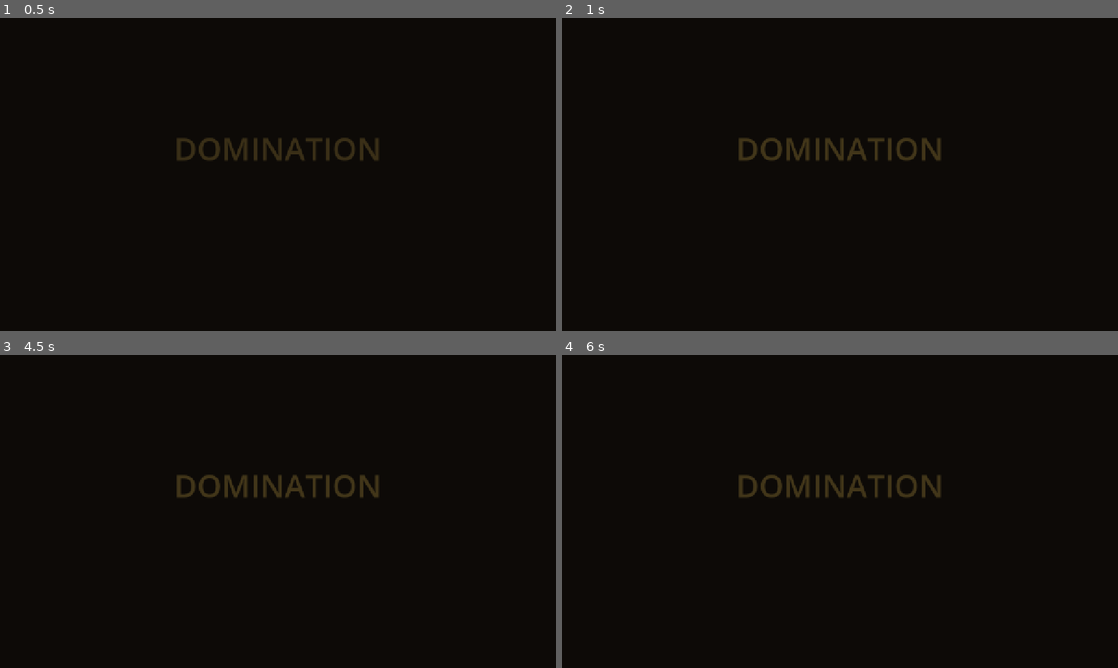
Above: before the commit, frames 1-4 (two rows, left to right).
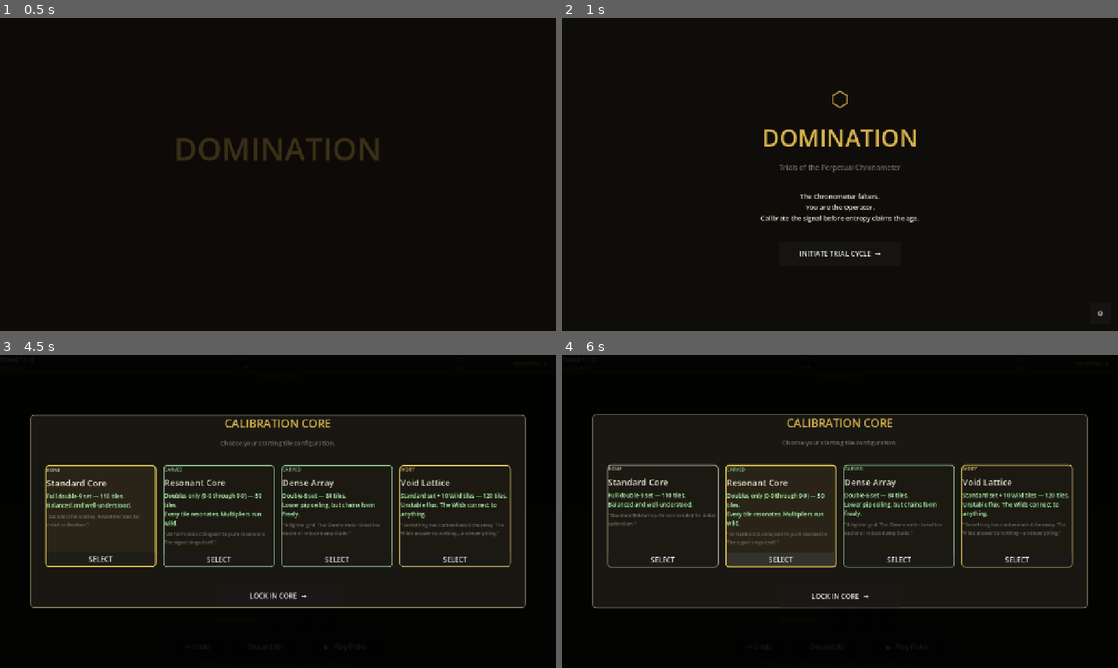
Above: after the commit, the same moments.

Repository: miguelgdoval/domination-godot
Game: Godot game, scene res://scenes/splash.tscn
Same seed, same stepped clock (60 frames per second), same inputs: the game is played once before the commit and once after it.
Inputs (mouse positions are in pixels of both pictures, inside the frame that each line leads up to):
- Up to frame 1 (0.5 s): no input
- Up to frame 2 (1 s): tap Enter at 0.5, 0.6 s; move the mouse to (962, 158) at 0.52 s; hold D from 0.53 s (still down); click (962, 158) at 0.67 s; tap Space at 0.77 s
- Up to frame 3 (4.5 s): release D at 1.25 s; click (344, 646) at 1.25 s, where only the run after the commit has a clickable "▶ Play Pulse"; click (344, 646) at 2 s, where only the run after the commit has a clickable "▶ Play Pulse"; click (194, 646) at 2.75 s, where only the run after the commit has a clickable "↩ Undo"; click (266, 646) at 3.5 s, where only the run after the commit has a clickable "Discard (0)"; click (278, 589) at 4.25 s, where only the run after the commit has a clickable "INITIATE TRIAL CYCLE →"
- Up to frame 4 (6 s): click (662, 558) at 5 s, where only the run after the commit has a clickable "SELECT"; click (778, 558) at 5.75 s, where only the run after the commit has a clickable "SELECT"

Frame 1 is identical in both runs. In frame 2, 2.7% of the frame differs, in the area x 31-98%, y 23-96%; in frame 3, 12%; in frame 4, 12%, in the area x 5-95%, y 18-81%.
Error before the commit: Parse Error: Cannot infer the type of "path" variable because the value doesn't have a set type. (res://scripts/audio_manager.gd:167)

Commit message:
Fix type inference on loop variable in audio_manager
'ext' iterated from an untyped Array literal is Variant, so GDScript 4
cannot infer the type of 'path'. Add explicit type annotations:
  for ext: String in [...]
  var path: String = ...
in both _get_sfx and _load_music.

Co-Authored-By: Claude Sonnet 4.6 <noreply@anthropic.com>

Diff:
--- a/scripts/audio_manager.gd
+++ b/scripts/audio_manager.gd
@@ -163,8 +163,8 @@
 func _get_sfx(sfx_name: String) -> AudioStream:
 	if sfx_name in _sfx_cache:
 		return _sfx_cache[sfx_name] as AudioStream
-	for ext in ["ogg", "mp3", "wav"]:
-		var path := SFX_PATH + sfx_name + "." + ext
+	for ext: String in ["ogg", "mp3", "wav"]:
+		var path: String = SFX_PATH + sfx_name + "." + ext
 		if ResourceLoader.exists(path):
 			var s := load(path) as AudioStream
 			_sfx_cache[sfx_name] = s
@@ -174,8 +174,8 @@
 	return null
 
 func _load_music(track_name: String) -> AudioStream:
-	for ext in ["ogg", "mp3", "wav"]:
-		var path := MUSIC_PATH + track_name + "." + ext
+	for ext: String in ["ogg", "mp3", "wav"]:
+		var path: String = MUSIC_PATH + track_name + "." + ext
 		if ResourceLoader.exists(path):
 			return load(path) as AudioStream
 	return null
